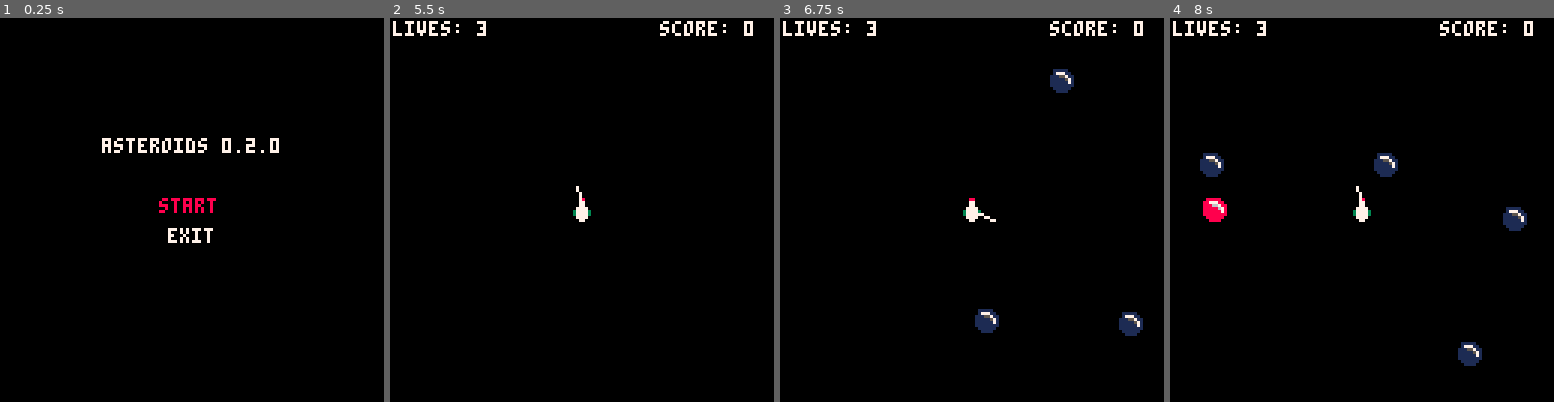
Above: before the commit, frames 1-4 (left to right).
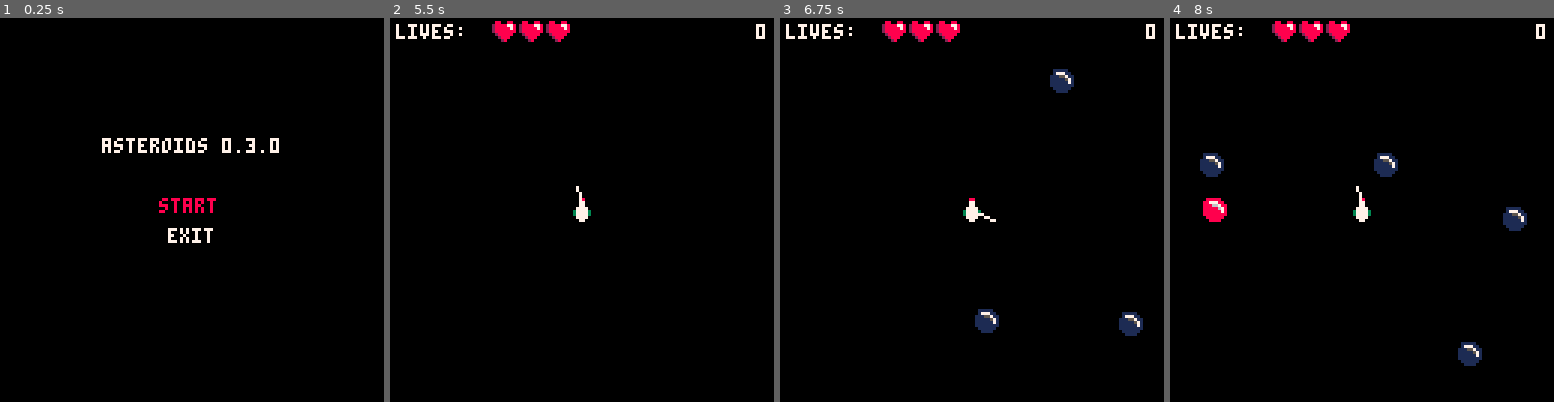
Above: after the commit, the same moments.

Repository: crodriguezprieto/P8-ASTEROIDS
Game: PICO-8 cartridge asteroids.p8
The game is run twice, just before and just after one commit, with the same random seed, the same clock (stepped at 60 frames per second) and the same inputs.
Inputs:
- Up to frame 1 (0.25 s): no input
- Up to frame 2 (5.5 s): tap X (X key) at 0.33, 1.07, 1.85, 2.97, 4.08, 5.2 s; hold Right 1.6-2.1 s; hold Up 2.15-2.42 s; hold Right 2.47-3.03 s; hold Left 3.08-3.58 s; hold Down 3.63-3.97 s; hold Right 4.02-4.68 s; hold Up 4.73-5.03 s; hold Left from 5.08 s (still down)
- Up to frame 3 (6.75 s): release Left at 5.68 s; hold Down 5.73-6.03 s; hold Right 6.08-6.58 s; tap X (X key) at 6.32 s; hold Right from 6.63 s (still down)
- Up to frame 4 (8 s): release Right at 7.13 s; hold Up 7.18-7.45 s; tap X (X key) at 7.43 s; hold Right from 7.5 s (still down)

The runs differ from the first frame. In frame 1, less than 0.1% of the frame differs, in the area x 64-67%, y 32-35%; in frame 2, 1.7%, in the area x 0-98%, y 0-7%; in frame 3, 1.7%; in frame 4, 1.7%.

Commit message:
git commit -m "feat: Overhaul in-game HUD for dynamic display"

Diff:
--- a/asteroids.p8
+++ b/asteroids.p8
@@ -4,8 +4,8 @@
 --[[
   Project: Asteroids
   Author:  Carlos Rodriguez Prieto
-  Version: 0.2.1
-  Date:    2025-07-25
+  Version: 0.3.0
+  Date:    2025-07-26
   License: MIT
   GitHub:  https://github.com/crodriguezprieto/
 
@@ -20,7 +20,7 @@
 
 -- init function
 function _init()
-  version = "0.2.0"
+  version = "0.3.0"
   rocks = {}
   bullets = {}
 
@@ -307,11 +307,17 @@
   end
 
   -- draws HUD
-  -- lives (left)
-  print("lives: "..player.lives, 1, 1, 7)
-  -- future update show hearts instead a number
-  -- score (right)
-  print("score: "..score, 90, 1, 7)
+  -- draws dynamic lives (left)
+  print("lives:", 2, 2, 7) -- (2, 2) to make room
+  for i=1, player.lives do
+    spr(5, 34 + (i-1)*9, 1) -- draws heart shape sprite (id = 5) for each live the player has and draws each heart 9 pixels to the right of previous heart
+  end
+
+  -- draws dynamic score (right)
+  local score_str = tostr(score)
+  local score_width = #score_str * 4 -- each char width is 4 pixels
+  -- abstracts score width to the final position to right align it
+  print(score_str, 126 - score_width, 2, 7)
 end
 
 -- estado: game over
@@ -327,13 +333,13 @@
   print("press o to continue", 25, 80, 7)
 end
 __gfx__
-00000000000880000111110008888800000000000000000000000000000000000000000000000000000000000000000000000000000000000000000000000000
-00000000000770000177711088777880000770000000000000000000000000000000000000000000000000000000000000000000000000000000000000000000
-00000000000770001115571188866788000770000000000000000000000000000000000000000000000000000000000000000000000000000000000000000000
-00000000007777001111157188888678000000000000000000000000000000000000000000000000000000000000000000000000000000000000000000000000
-00000000037777301111117188888878000000000000000000000000000000000000000000000000000000000000000000000000000000000000000000000000
-00000000037777301111111188888888000000000000000000000000000000000000000000000000000000000000000000000000000000000000000000000000
-00000000007777000111111008888880000000000000000000000000000000000000000000000000000000000000000000000000000000000000000000000000
+00000000000880000111110008888800000000000880088000000000000000000000000000000000000000000000000000000000000000000000000000000000
+00000000000770000177711088777880000770002888877800000000000000000000000000000000000000000000000000000000000000000000000000000000
+00000000000770001115571188866788000770002888887800000000000000000000000000000000000000000000000000000000000000000000000000000000
+00000000007777001111157188888678000000002888888800000000000000000000000000000000000000000000000000000000000000000000000000000000
+00000000037777301111117188888878000000000288888000000000000000000000000000000000000000000000000000000000000000000000000000000000
+00000000037777301111111188888888000000000028880000000000000000000000000000000000000000000000000000000000000000000000000000000000
+00000000007777000111111008888880000000000002800000000000000000000000000000000000000000000000000000000000000000000000000000000000
 00000000000770000011110000888800000000000000000000000000000000000000000000000000000000000000000000000000000000000000000000000000
 __gff__
 0001000000000000000000000000000000000000000000000000000000000000000000000000000000000000000000000000000000000000000000000000000000000000000000000000000000000000000000000000000000000000000000000000000000000000000000000000000000000000000000000000000000000000
Not shown, changed: CHANGELOG.md
Not shown, changed: FUTURE_UPDATES.md
